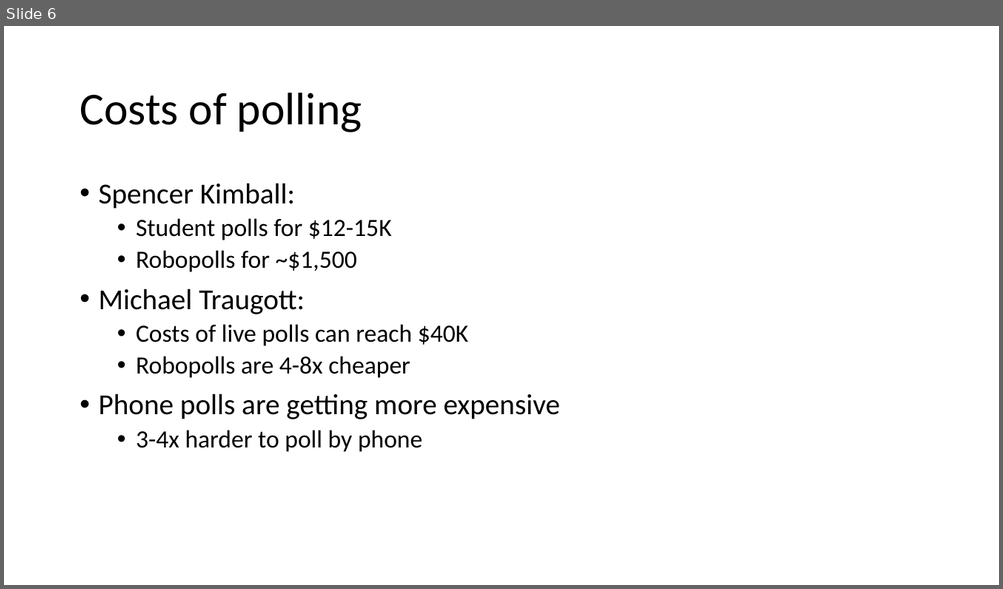
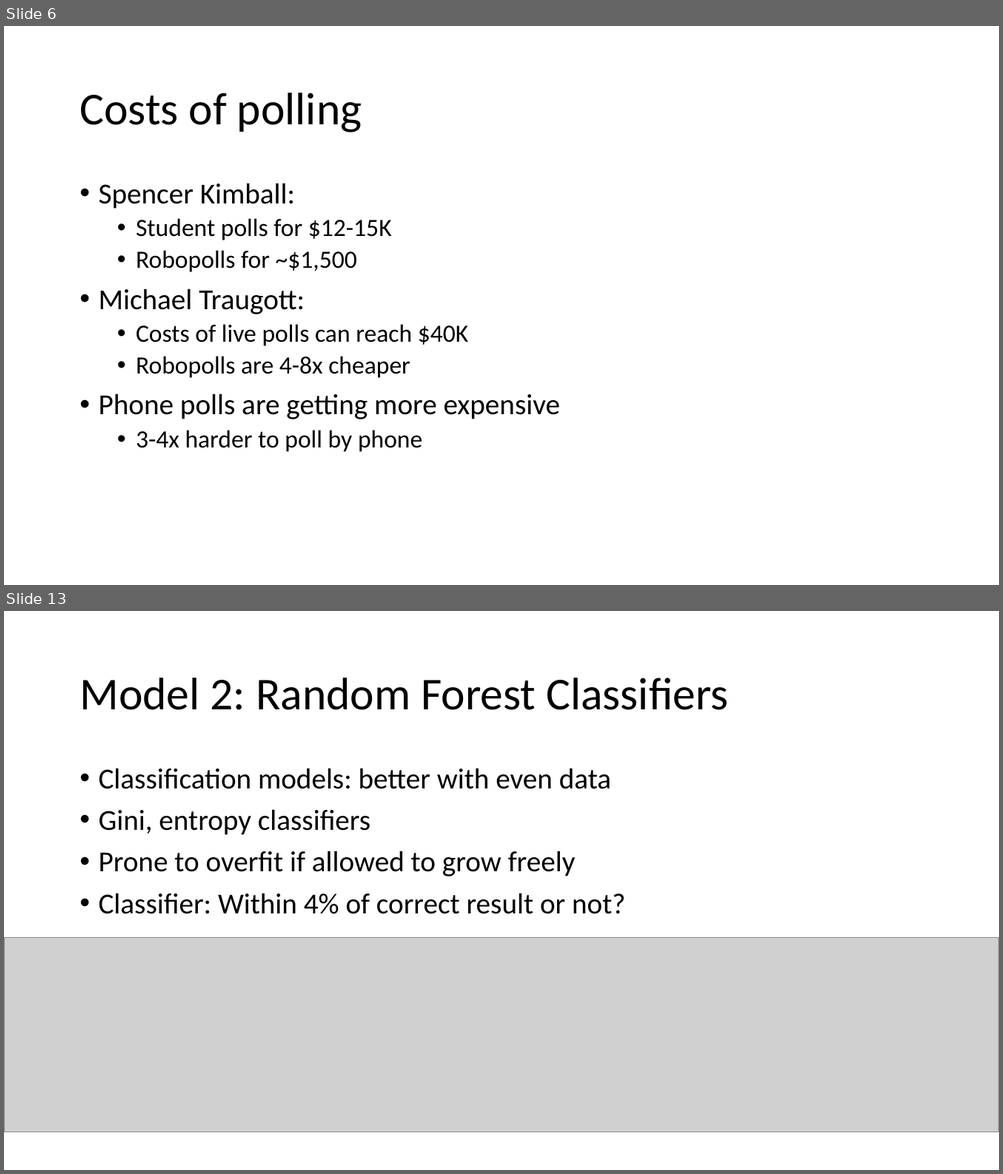
Before and after one commit to Hedgehog612/Capstone_Project_1, a slide deck: data_storytelling.pptx. Shown one above the other, each under a label of ours: slide 6 before the commit, slides 6 and 13 after it; the slides between them are not shown. The pictures are 1003x589 and 1003x1174 pixels, drawn with LibreOffice and Linux fonts; fonts in the diff are those of the drawing; grey boxes stand for pictures. Boxes give left, top, right and bottom in pixels: in the first picture for what was removed or moved away, otherwise in the second. Text is boxed around its words. In the diff, an @@ line names an element or a change of style, - is before the commit and + after.

```diff
--- a/data_storytelling.pptx
+++ b/data_storytelling.pptx
@@ slide 13 added at (4, 611, 999, 1170), background #FFFFFF @@
@@ title added at (79, 678, 728, 710), 44 pt, text #000000 @@
+Model 2: Random Forest Classifiers
@@ text added at (99, 768, 625, 914), 28 pt, text #000000 @@
+• Classification models: better with even data
+• Gini, entropy classifiers
+• Prone to overfit if allowed to grow freely
+• Classifier: Within 4% of correct result or not?
@@ picture added at (4, 938, 999, 1133) @@
```
Also in this commit, not shown: 3 slides changed, 7 other slides added, 9 slides removed.
